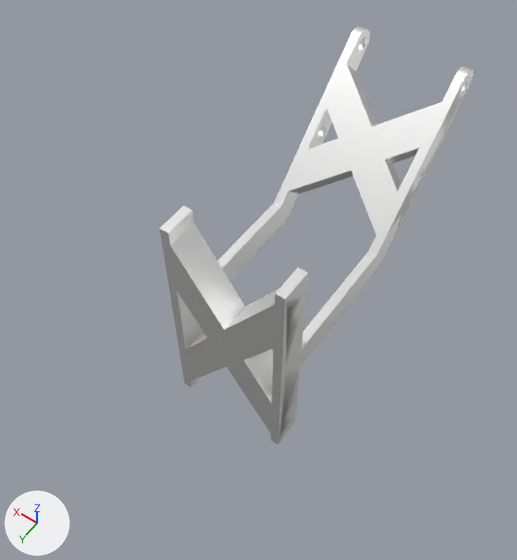
What one commit did to the COLLADA model blue/models/mrs_robots_description/meshes/holybro_x500_grip.dae.
Both versions are drawn from a camera (50 mm lens) standing at (-0.074, 0.0369, -0.0087) and looking at (0.0095, -0.08, -0.1924). Arrows for +X, +Y and +Z are at lower left; the lights stay in place. Where no turn or scale is listed for an object, it has been applied to the vertices. Vertices at the same position are counted once.

Objects in the first picture: 'Body1.001'.
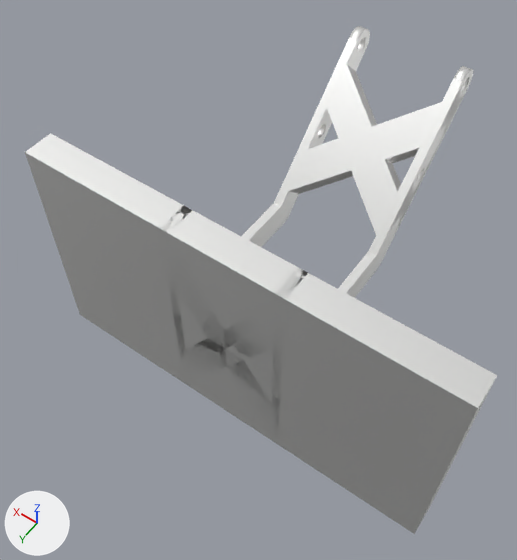
The change, as a list of edits to the scene's bpy script:
```text
Change me_body1_001:
    where me_body1_001.from_pydata(...)  # 776 vertices, 1616 faces; spans x -0.0198..0.0198, y -0.1524..-0.05, z -0.227..-0.1395
    used by ob_body1_001; location = (0.0, 0.0, 0.0)
    me_body1_001 part 1: a new loose piece, a box spanning x -0.0698..0.0697, y -0.06..-0.05, z -0.227..-0.147, in mat_abs__white (white #fbfbfa)
```

Where the change shows, as pixel boxes (x1, y1, x2, y2) in the pictures (517 x 560 px):
'Body1.001', reshaped (50% wider, 21% taller)
    before: (159, 26, 473, 444)
    after: (25, 26, 497, 534)
part 1 of me_body1_001, added
    after: (25, 133, 497, 534)
